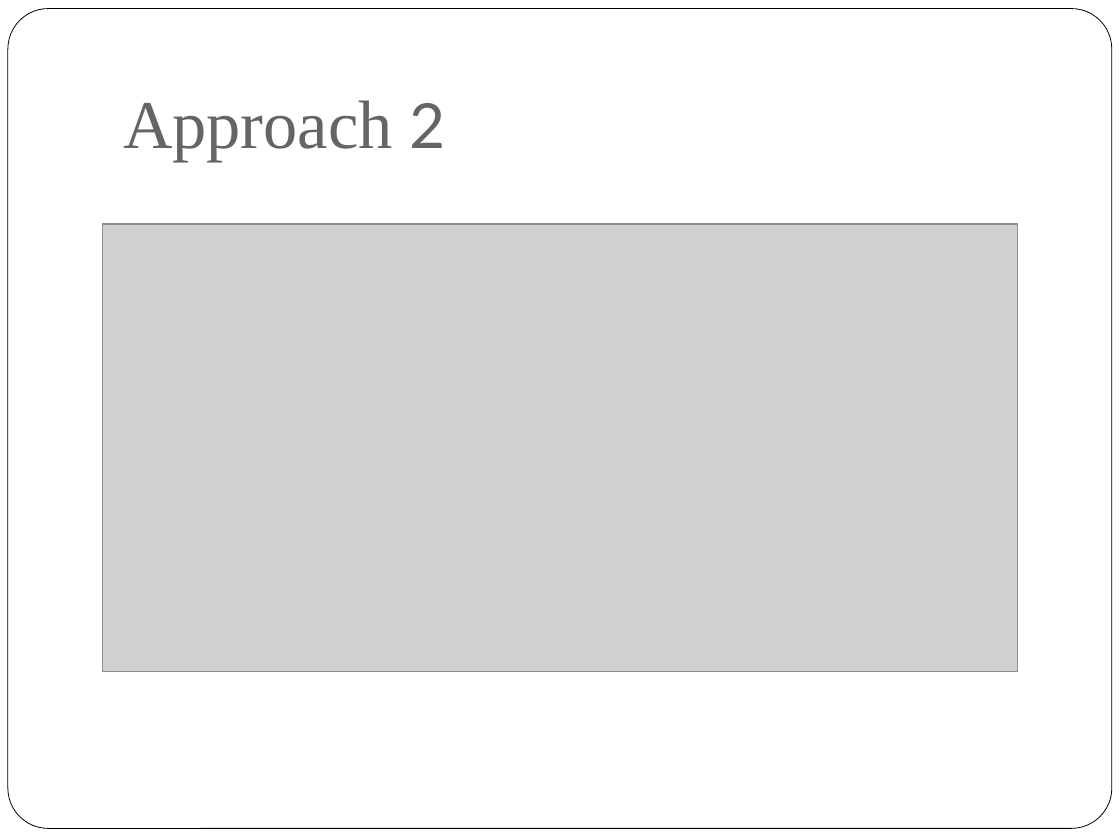
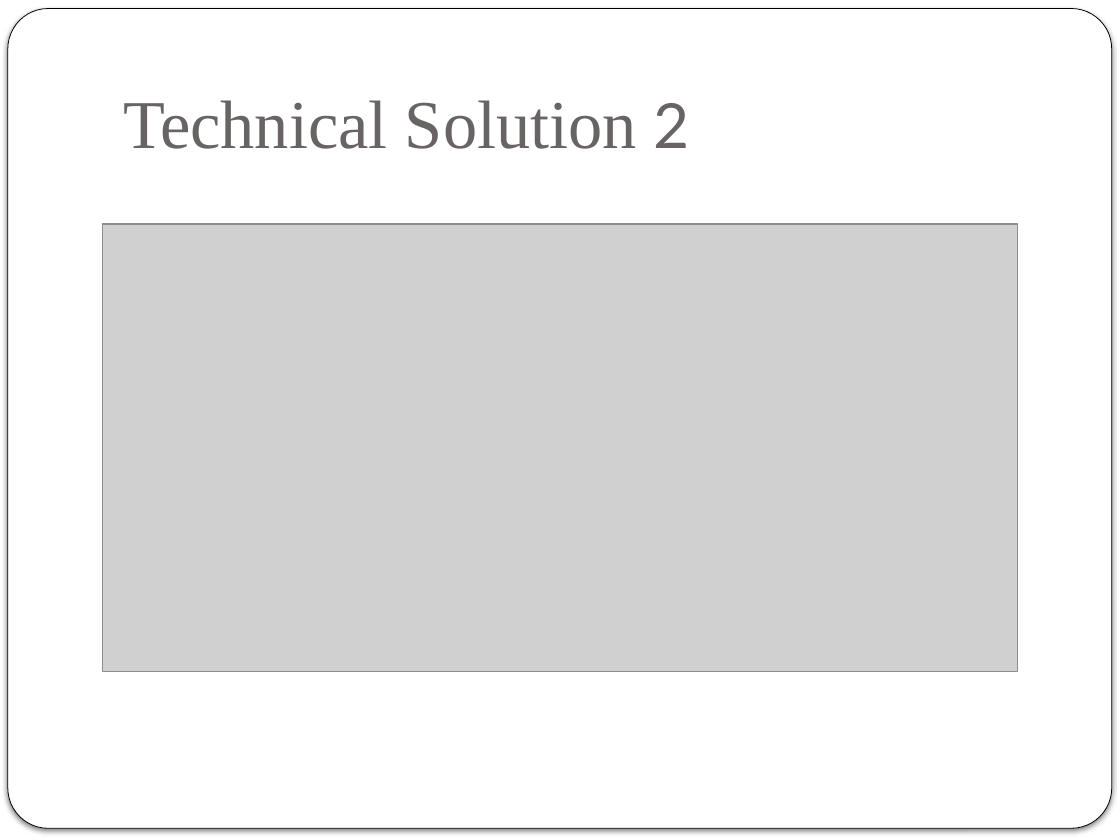
Before and after one commit to shwetaHerlekar/QuoteOfTheDay, a slide deck: slide 5 of documentation/QuoteOftheDay.pptx. Drawn at 1120x840 pixels with LibreOffice and Linux fonts; fonts in the diff are those of the drawing; grey boxes stand for pictures. Boxes give left, top, right and bottom in pixels: in the first picture for what was removed or moved away, otherwise in the second. Text is boxed around its words. In the diff, an @@ line names an element or a change of style, - is before the commit and + after.

```diff
--- a/documentation/QuoteOftheDay.pptx
+++ b/documentation/QuoteOftheDay.pptx
@@ rounded rectangle at [8,9,1112,829]: outline #000000 0.5 pt to #000000 0.51 pt; shadow on @@
@@ text at [123,100,689,149]: text changed @@
-Approach 2
+Technical Solution 2
```
Also in this commit, not shown: 8 other slides changed, 1 slide added, 1 slide removed.
